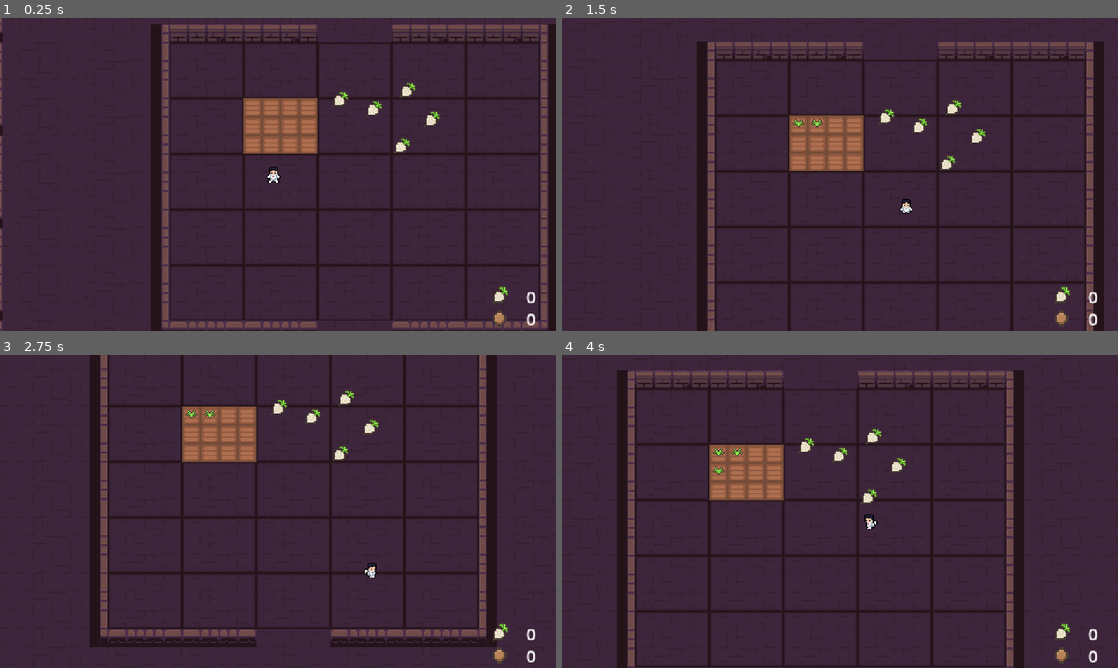
Above: before the commit, frames 1-4 (two rows, left to right).
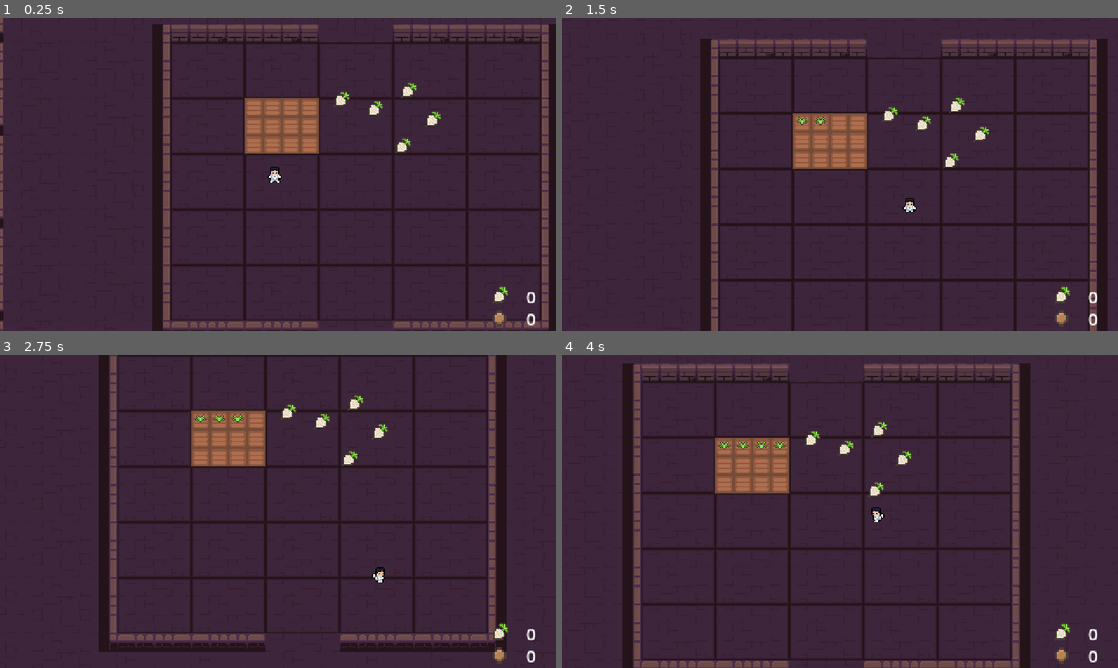
Above: after the commit, the same moments.

Repository: Saj-Hoque/MissionSpud
Game: Godot game, scene res://World/world.tscn
Same seed, same stepped clock (60 frames per second), same inputs: the game is played once before the commit and once after it.
Inputs (mouse positions are in pixels of both pictures, inside the frame that each line leads up to):
- Up to frame 1 (0.25 s): no input
- Up to frame 2 (1.5 s): move the mouse to (812, 108) at 0.52 s; hold D (right) 0.53-1.28 s; click (812, 108) at 0.6 s; move the mouse to (828, 124) at 1.27 s; hold S (down) from 1.28 s (still down); click (828, 124) at 1.35 s
- Up to frame 3 (2.75 s): move the mouse to (255, 439) at 2.02 s; release S (down) at 2.03 s; hold D (right) from 2.03 s (still down); click (255, 439) at 2.1 s
- Up to frame 4 (4 s): move the mouse to (806, 414) at 2.77 s; release D (right) at 2.78 s; hold W (up) 2.78-3.53 s; click (806, 414) at 2.85 s; move the mouse to (723, 455) at 3.52 s; hold A (left) from 3.53 s (still down); click (723, 455) at 3.6 s

The runs differ from the first frame. In frame 1, 3.2% of the frame differs, in the area x 0-99%, y 0-100%; in frame 2, 13%; in frame 3, 19%, in the area x 16-92%, y 0-95%; in frame 4, 19%.

Commit message:
Updated smoothing speed to 2

Diff:
--- a/Player/player.tscn
+++ b/Player/player.tscn
@@ -234,7 +234,7 @@
 limit_bottom = 528
 limit_smoothed = true
 position_smoothing_enabled = true
-position_smoothing_speed = 3.0
+position_smoothing_speed = 2.0
 drag_horizontal_enabled = true
 drag_vertical_enabled = true
 drag_left_margin = 0.1
